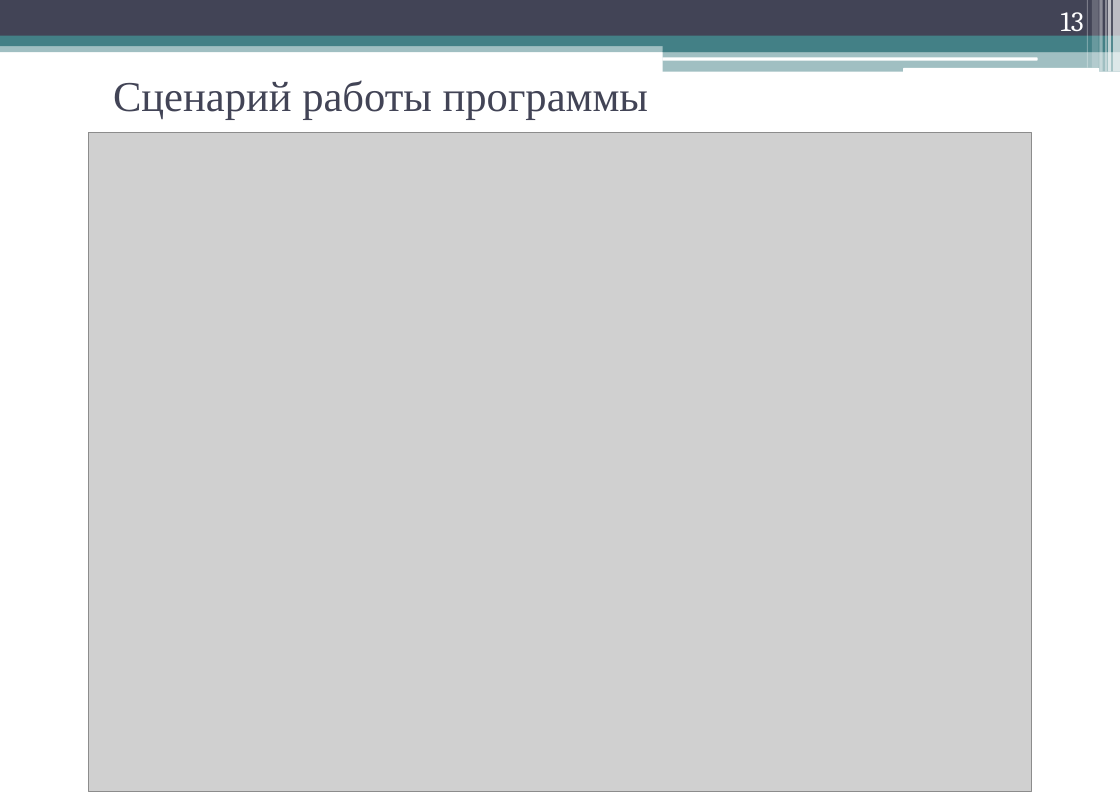
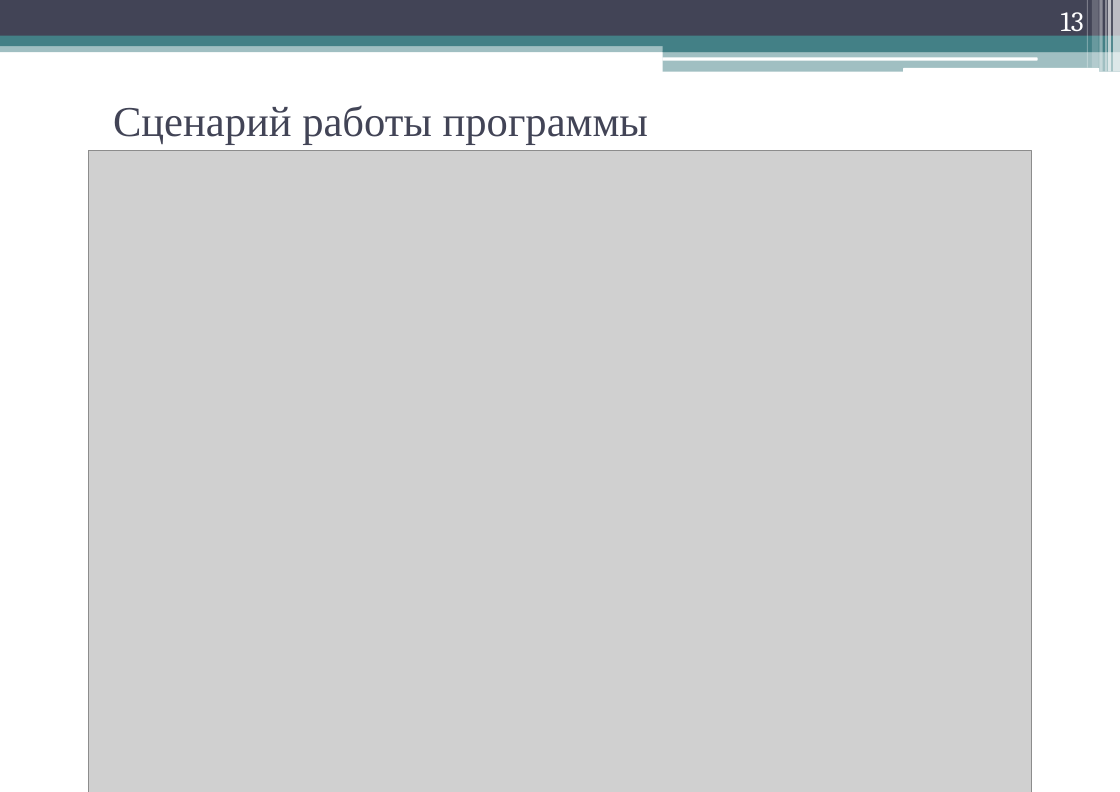
Before and after one commit to geper/DOC_decision_trees, a slide deck: slide 13 of Prezent.pptx. Drawn at 1120x792 pixels with LibreOffice and Linux fonts; fonts in the diff are those of the drawing; grey boxes stand for pictures. Boxes give left, top, right and bottom in pixels: in the first picture for what was removed or moved away, otherwise in the second. Text is boxed around its words. In the diff, an @@ line names an element or a change of style, - is before the commit and + after.

```diff
--- a/Prezent.pptx
+++ b/Prezent.pptx
@@ title "Сценарий работы программы": place and size @@
-title "Сценарий работы программы" at <box>113,80,648,119</box>
+title "Сценарий работы программы" at <box>113,105,648,145</box>
@@ picture: place and size @@
-picture at <box>89,132,1032,792</box>
+picture at <box>89,150,1032,792</box>
```
Also in this commit, not shown: 12 other slides changed, 1 slide added, 3 other files.
